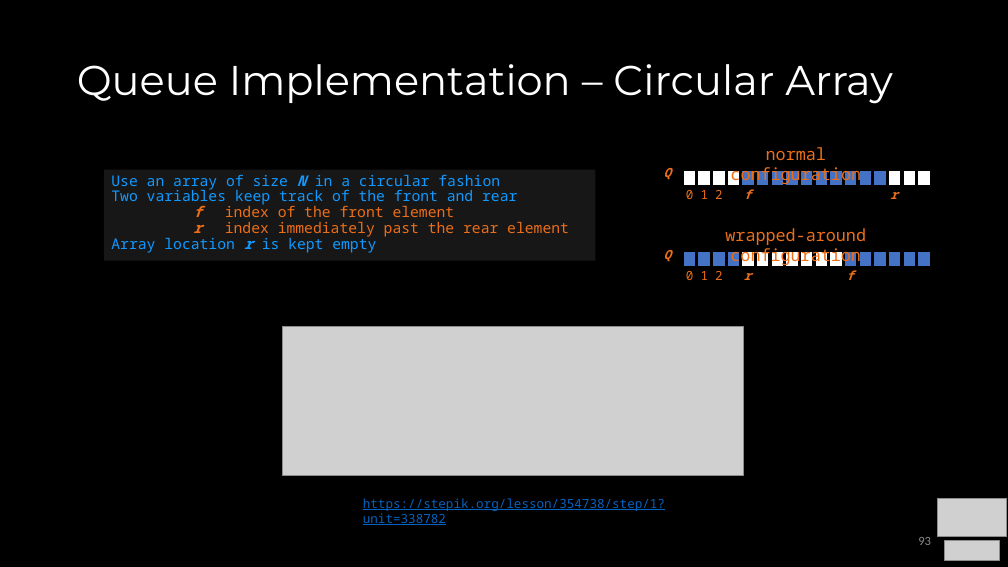
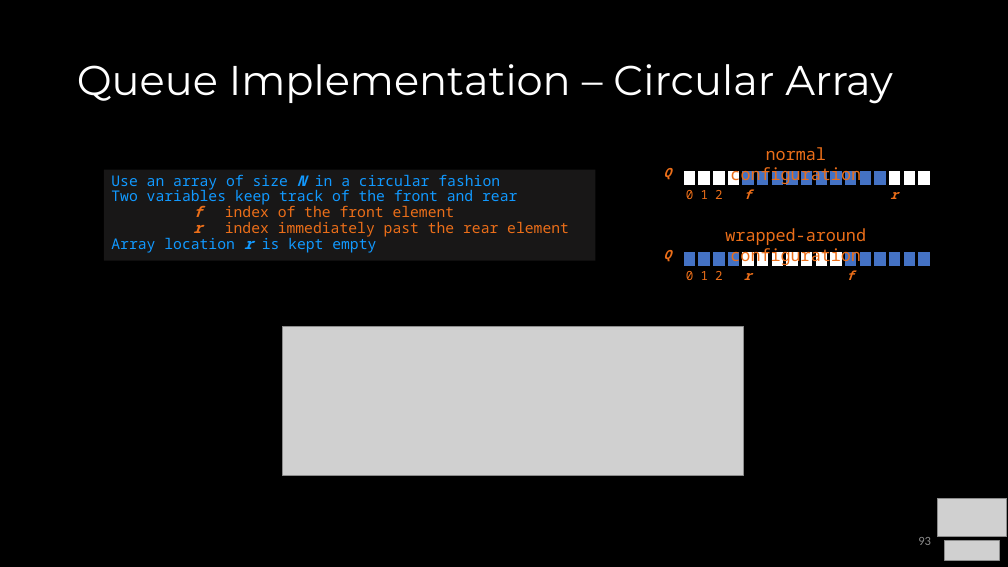
Before and after one commit to COP3530/Instructional-Content, a slide deck: slide 93 of Slides/Slides-PPT/2 - Lists, Stacks, Queues.pptx. Drawn at 1008x567 pixels with LibreOffice and Linux fonts; fonts in the diff are those of the drawing; grey boxes stand for pictures. Boxes give left, top, right and bottom in pixels: in the first picture for what was removed or moved away, otherwise in the second. Text is boxed around its words. In the diff, an @@ line names an element or a change of style, - is before the commit and + after.

```diff
--- a/Slides/Slides-PPT/2 - Lists, Stacks, Queues.pptx
+++ b/Slides/Slides-PPT/2 - Lists, Stacks, Queues.pptx
@@ text removed at [363,498,665,525] @@
-https://stepik.org/lesson/354738/step/1?unit=338782
```
Also in this commit, not shown: 5 other slides changed, 1 other file.
